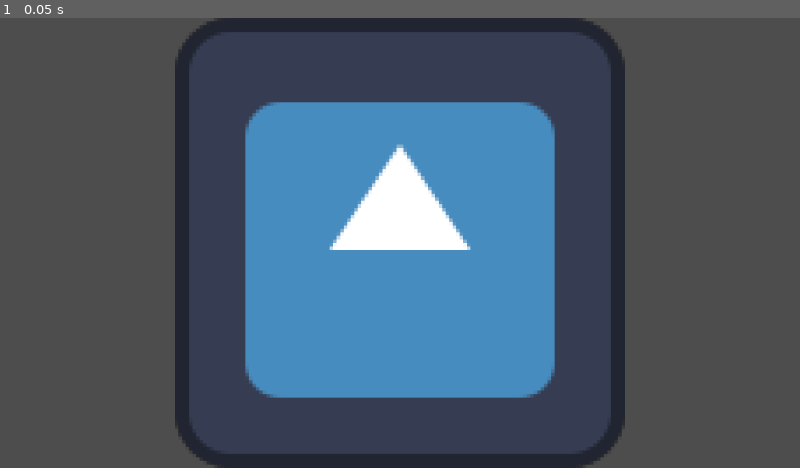
Above: before the commit, frame 1.
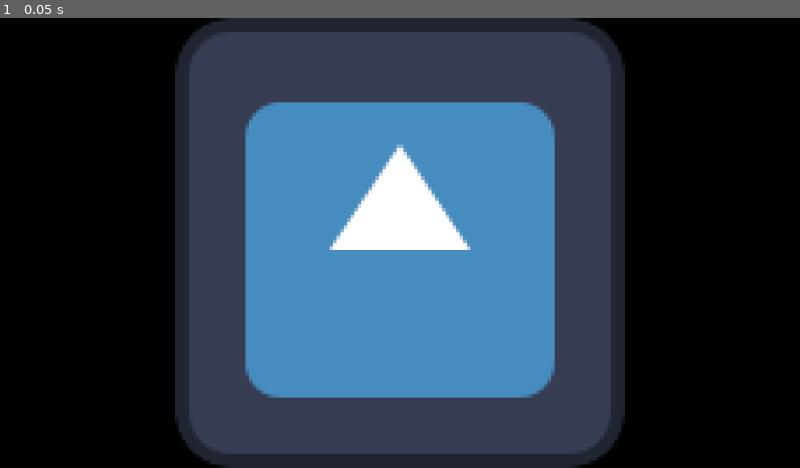
Above: after the commit, the same moment.

Repository: Jareth329/ImageViewer
Game: Godot game, scene res://scenes/main.tscn
Two runs of this game, one before a commit and one after it. Both use one fixed random seed, a clock stepped at 60 frames per second and the inputs below. The engine's default icon, where the game draws it, is replaced by a stand-in: a white triangle on a blue panel in a dark square.
Inputs:
- Up to frame 1 (0.05 s): no input

The runs differ from the first frame. In frame 1, 45% of the frame differs, in the area x 0-100%, y 0-100%.

Commit message:
make background transparent

Diff:
--- a/project.godot
+++ b/project.godot
@@ -19,6 +19,8 @@
 
 window/size/viewport_width=1280
 window/size/viewport_height=720
+window/size/transparent=true
+window/per_pixel_transparency/allowed=true
 
 [dotnet]
 
--- a/scripts/display_image.gd
+++ b/scripts/display_image.gd
@@ -60,6 +60,9 @@
 func _ready() -> void:
 	self.gui_input.connect(_on_gui_input)
 	get_tree().root.files_dropped.connect(_files_dropped)
+	# need to make this a setting the user can toggle; alternatively,
+	# can just put a colorrect in the background and allow user to choose color, including transparent
+	get_tree().root.transparent_bg = true
 	default_offset = camera.offset
 	default_zoom = camera.zoom
 	image.size = viewport.size
